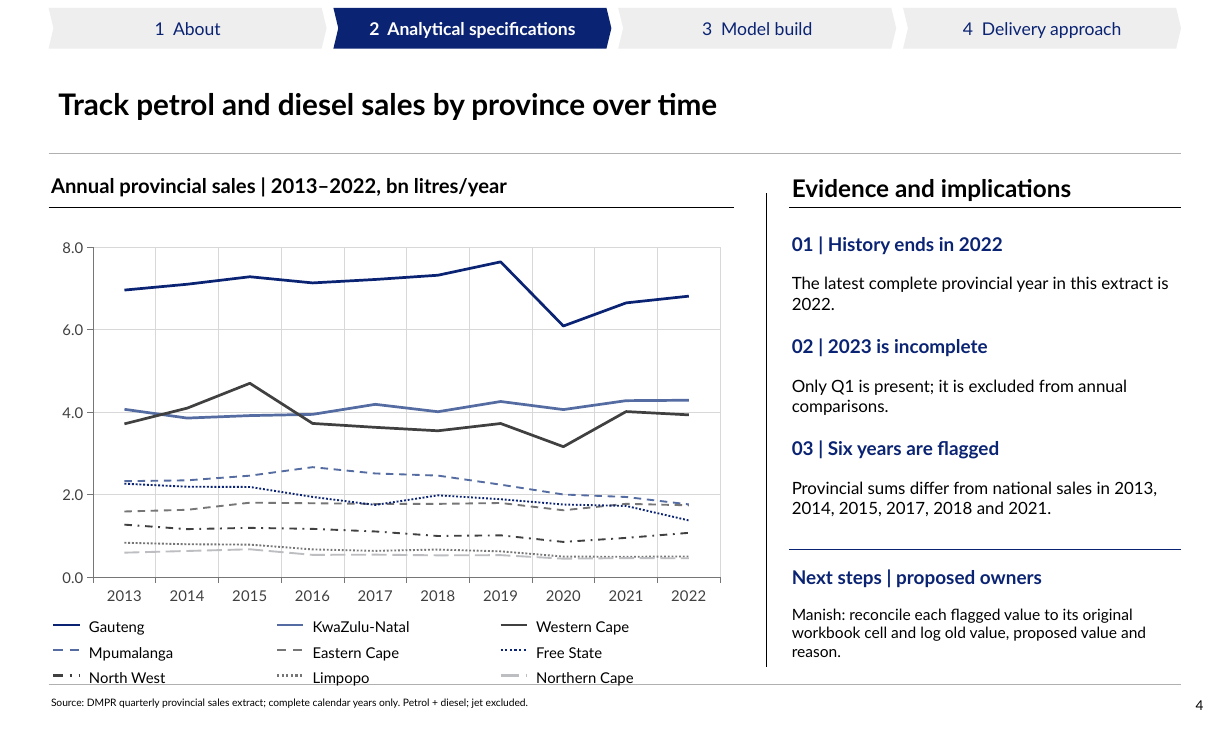
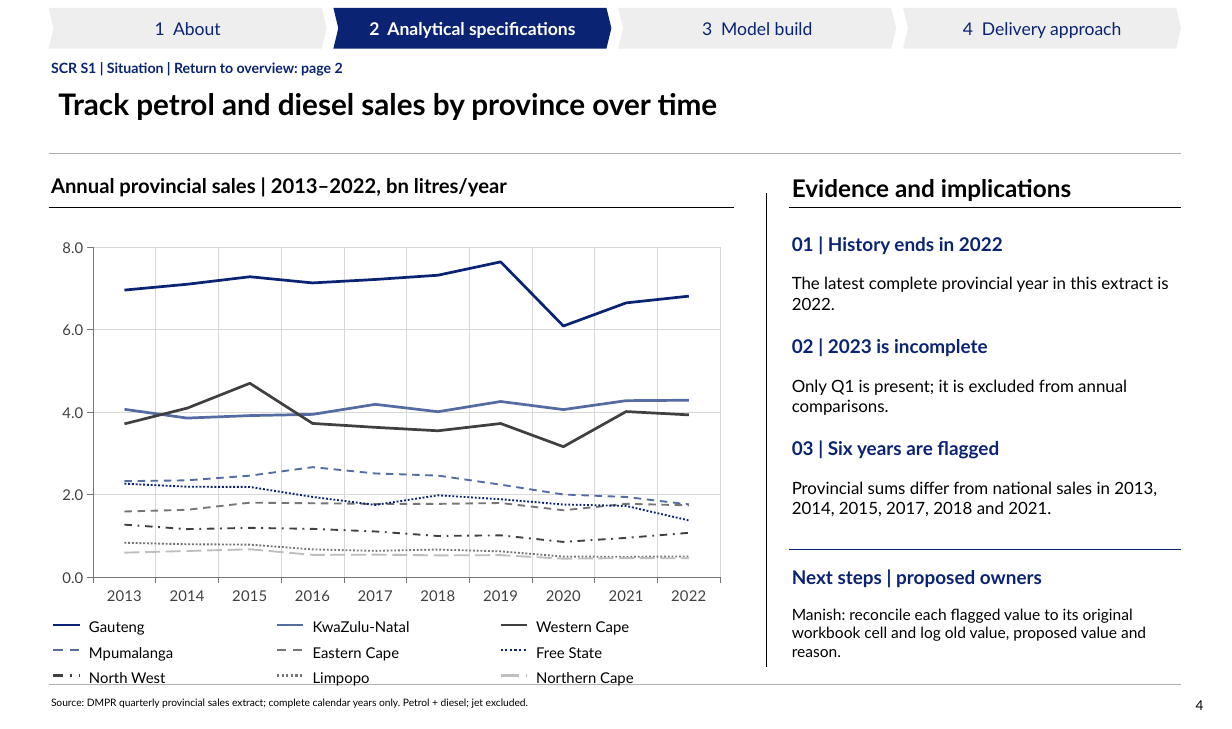
Before and after one commit to Africa-International-Advisors/liquid_fuels_model, a slide deck: slide 4 of pptx/output/delivered/Vopak_Week1_Analytical_Pack_2026_10_06.pptx. Drawn at 1232x729 pixels with LibreOffice and Linux fonts; fonts in the diff are those of the drawing; background and template pictures are left out. Boxes give left, top, right and bottom in pixels: in the first picture for what was removed or moved away, otherwise in the second. Text is boxed around its words. In the diff, an @@ line names an element or a change of style, - is before the commit and + after.

```diff
--- a/pptx/output/delivered/Vopak_Week1_Analytical_Pack_2026_10_06.pptx
+++ b/pptx/output/delivered/Vopak_Week1_Analytical_Pack_2026_10_06.pptx
@@ text added at (51, 62, 343, 76), 10.5 pt, text #0A2373, bold @@
+SCR S1 | Situation | Return to overview: page 2
```
Also in this commit, not shown: 13 other slides changed, 6 other files.
